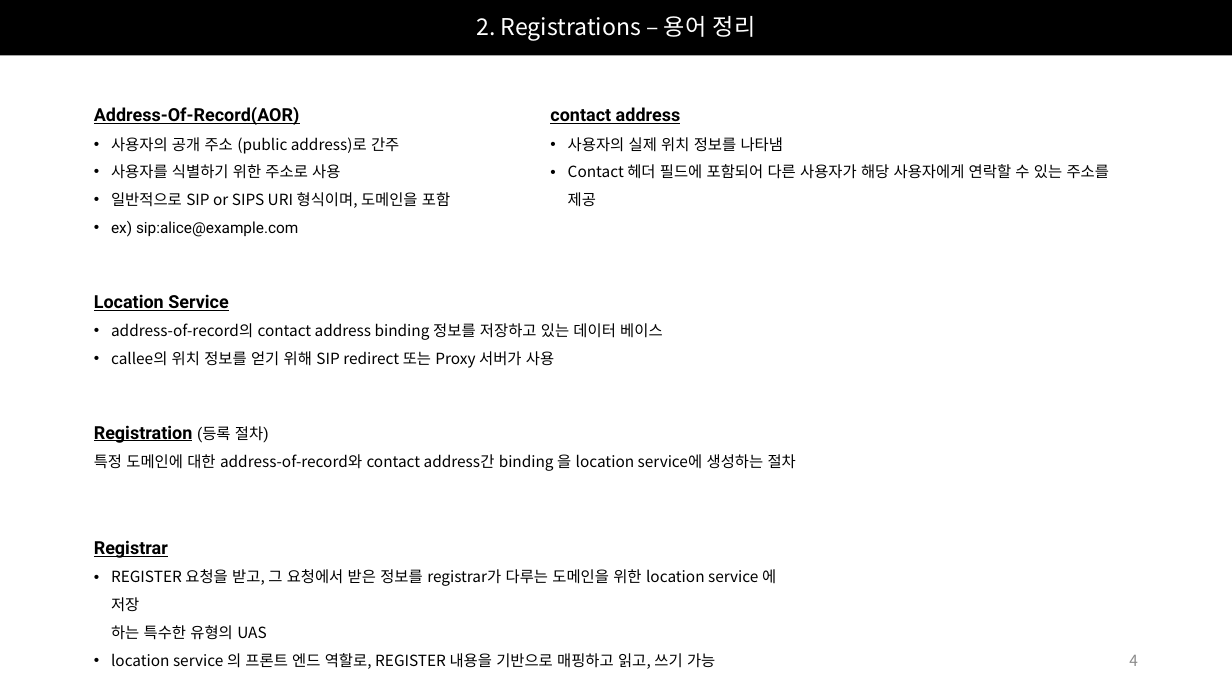
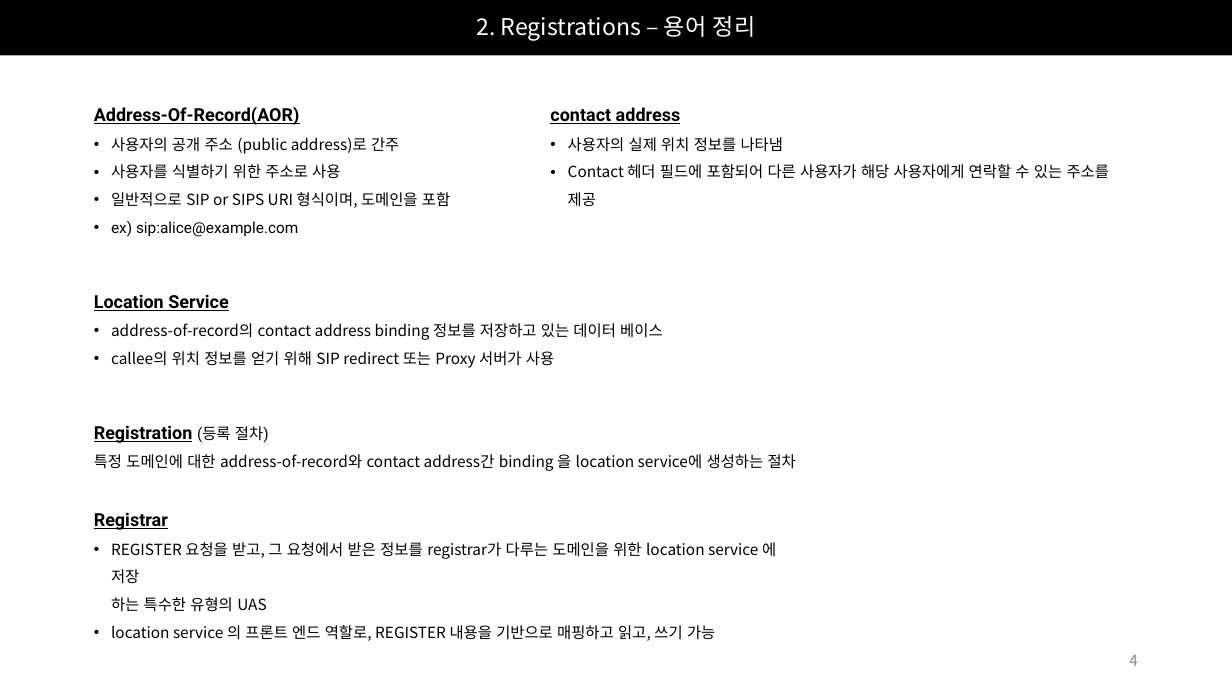
Before and after one commit to Epsilonely/SIP-Survey, a slide deck: slide 4 of 세미나 2차.pptx. Drawn at 1232x693 pixels with LibreOffice and Linux fonts; fonts in the diff are those of the drawing. Boxes give left, top, right and bottom in pixels: in the first picture for what was removed or moved away, otherwise in the second. Text is boxed around its words. In the diff, an @@ line names an element or a change of style, - is before the commit and + after.

```diff
--- a/세미나 2차.pptx
+++ b/세미나 2차.pptx
@@ text "Address-Of-Record(AOR)" rewrapped from bbox=[94, 107, 796, 669] to bbox=[94, 107, 796, 641] @@
```
Also in this commit, not shown: 3 other slides changed, 3 slides added.
